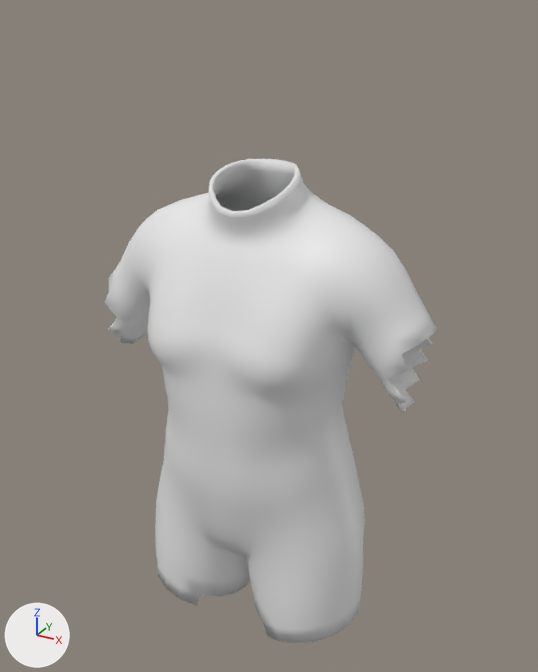
The FBX model unity/Assets/Art/Chars/Garments/devote_servant.fbx as it was, and as the next commit left it.
Rendered twice from a 50 mm lens placed at (0.578, -1.039, 1.675), pointed at (0.011, -0.007, 1.16). Lighting does not change. The marker at lower left points along +X, +Y and +Z. The picture after the commit comes second.

Before the edit, the objects in view are built like this:
```python
me_garment_devote_servant = bpy.data.meshes.new('garment_devote_servant')
me_garment_devote_servant.from_pydata(...)  # 2868 vertices, 2874 faces; spans x -0.301..0.301, y -0.176..0.124, z 0.621..1.452
me_garment_devote_servant.materials.append(mat_cloth)  # white #e7e7e7
ob_garment_devote_servant = bpy.data.objects.new('garment_devote_servant', me_garment_devote_servant)
ob_garment_devote_servant.location = (0.0, 0.0, 0.0)
```
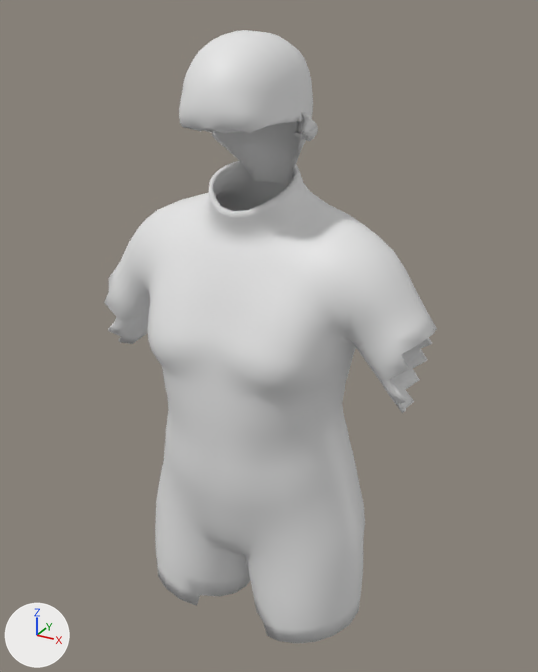
Where the change shows, as pixel boxes (x1, y1, x2, y2) in the pictures (538 x 672 px):
```json
{"object": "garment_devote_servant", "change": "reshaped", "before": [104, 159, 437, 643], "after": [104, 30, 437, 643], "on screen": "27% taller"}
{"part": 1, "of": "me_garment_devote_servant", "change": "added", "after": [179, 30, 318, 185]}
```

Scene script edits in JSON lines:
```json
{"op": "add", "block": "mat_hair", "code": ["mat_hair = principled_material('hair')", "mat_hair.base_color = (0.8, 0.8, 0.8)  # white #e7e7e7"]}
{"block": "me_garment_devote_servant", "where": "# used by ob_garment_devote_servant; location = (0.0, 0.0, 0.0)"}
{"op": "remove", "block": "me_garment_devote_servant", "code": "me_garment_devote_servant.from_pydata(...)  # 2868 vertices, 2874 faces; spans x -0.301..0.301, y -0.176..0.124, z 0.621..1.452"}
{"op": "add", "block": "me_garment_devote_servant", "code": "me_garment_devote_servant.from_pydata(...)  # 5336 vertices, 5352 faces; spans x -0.301..0.301, y -0.176..0.124, z 0.621..1.648"}
{"block": "me_garment_devote_servant", "change": "me_garment_devote_servant part 1: a new loose piece of 1952 vertices spanning x -0.105..0.105, y -0.163..0.062, z 1.416..1.648, in mat_hair (white #e7e7e7)"}
{"block": "me_garment_devote_servant", "change": "other edits to the shape of me_garment_devote_servant do not show in these pictures"}
{"op": "add", "block": "me_garment_devote_servant", "code": "me_garment_devote_servant.materials.append(mat_hair)  # white #e7e7e7"}
```
